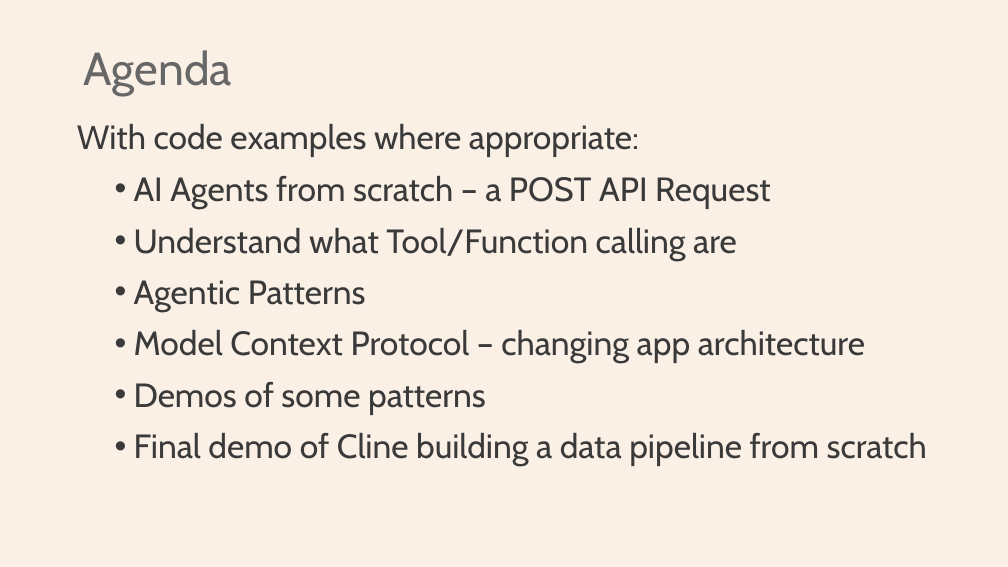
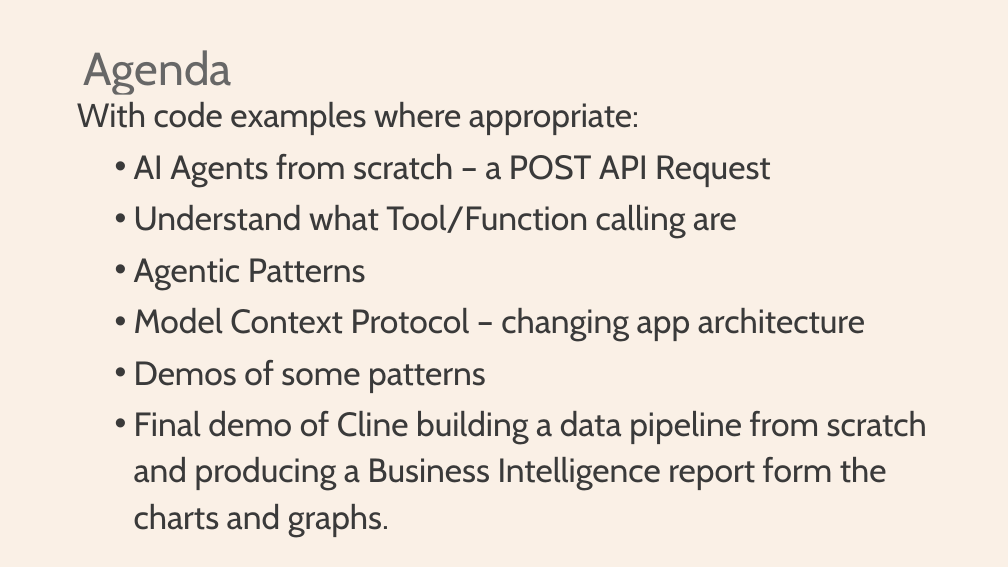
Before and after one commit to Python-Test-Engineer/earl2025, a slide deck: slide 3 of AI_Agents_in_the_Data_Pipeline.pptx (slide 5 before the commit). Drawn at 1008x567 pixels with LibreOffice and Linux fonts; fonts in the diff are those of the drawing. Boxes give left, top, right and bottom in pixels: in the first picture for what was removed or moved away, otherwise in the second. Text is boxed around its words. In the diff, an @@ line names an element or a change of style, - is before the commit and + after.

```diff
--- a/AI_Agents_in_the_Data_Pipeline.pptx
+++ b/AI_Agents_in_the_Data_Pipeline.pptx
@@ text "With code examples where appropriate:": place and size @@
-text "With code examples where appropriate:" at <box>77,124,927,466</box>
+text "With code examples where appropriate:" at <box>77,102,927,537</box>
@@ text at <box>134,411,927,537</box>: text changed @@
-  • Final demo of Cline building a data pipeline from scratch
+  • Final demo of Cline building a data pipeline from scratch and producing a Business Intelligence report form the charts and graphs.
```
Also in this commit, not shown: 3 other slides changed, 1 slide removed, 6 other files.
